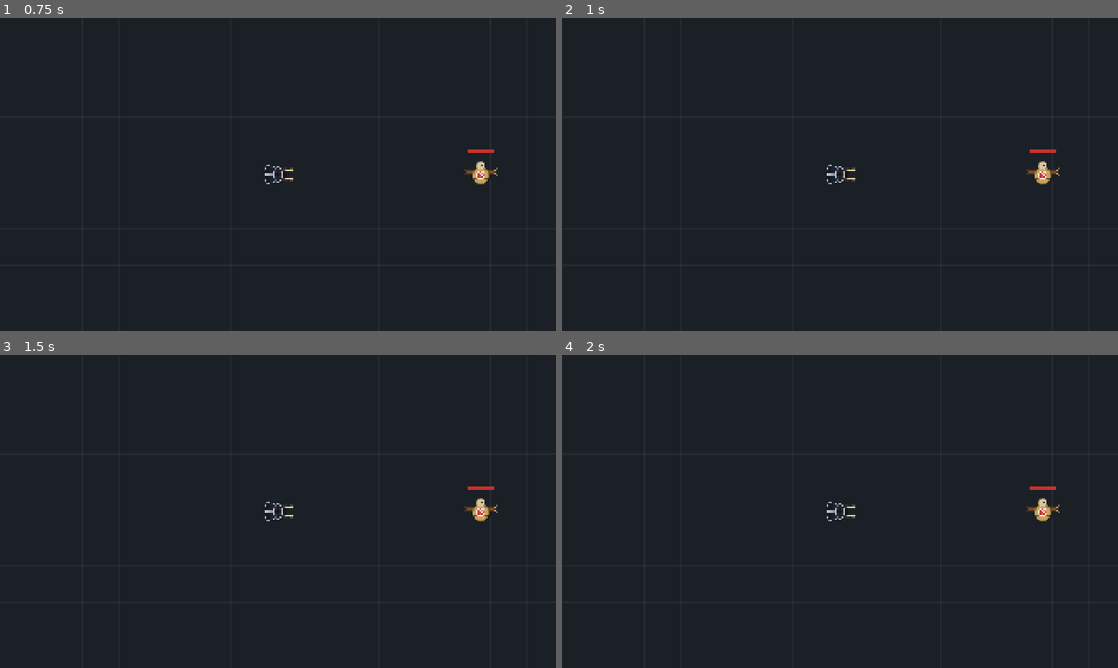
Above: before the commit, frames 1-4 (two rows, left to right).
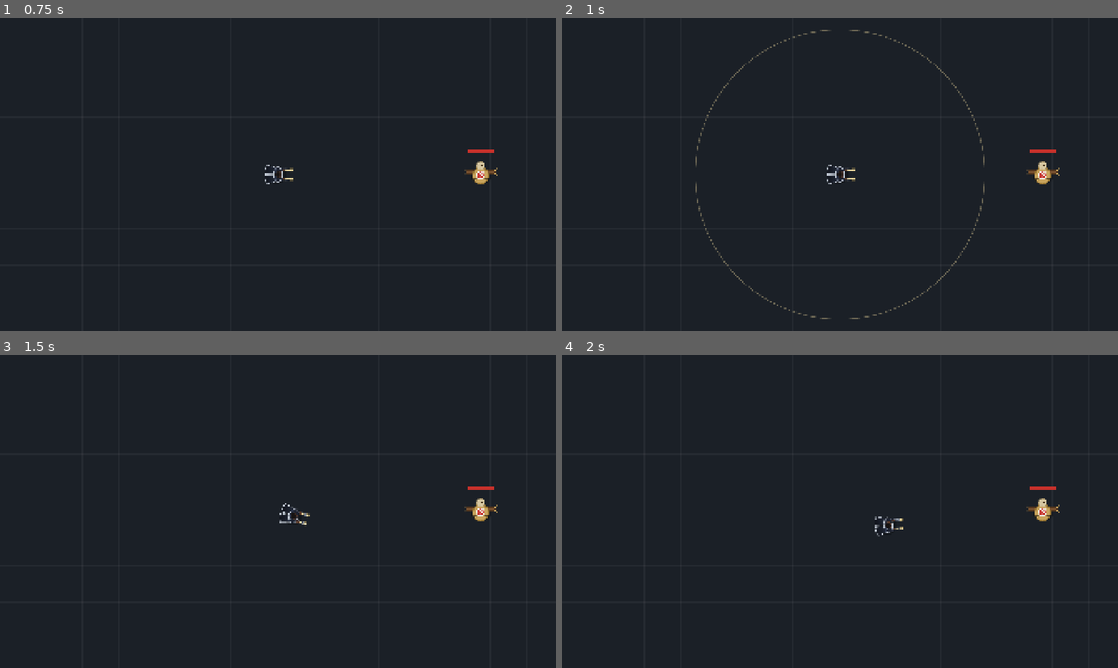
Above: after the commit, the same moments.

Repository: Anhdung1478/lucian-the-lantern
Game: Godot game, scene res://src/stage/stage.tscn
The game is run twice, just before and just after one commit, with the same random seed, the same clock (stepped at 60 frames per second) and the same inputs.
Inputs (mouse positions are in pixels of both pictures, inside the frame that each line leads up to):
- Up to frame 1 (0.75 s): tap Enter at 0.5 s; move the mouse to (250, 237) at 0.52 s; press the mouse at (250, 237) at 0.53 s
- Up to frame 2 (1 s): tap A (attack_move) at 0.8 s
- Up to frame 3 (1.5 s): release the mouse at (250, 574) at 1.25 s; tap Space at 1.25 s; drag from (444, 558) to (250, 574) at 1.27 s
- Up to frame 4 (2 s): no input

Frame 1 is identical in both runs. In frame 2, 0.5% of the frame differs, in the area x 24-76%, y 3-97%; in frame 3, 0.2%; in frame 4, 0.2%.

Commit message:
Add basic attacks: click-to-attack, windup, homing shots, crits, attack-move; Enemy base class
Co-Authored-By: Claude <noreply@anthropic.com>

Diff:
--- /dev/null
+++ b/src/combat/attack_projectile.gd
@@ -0,0 +1,34 @@
+class_name AttackProjectile
+extends Node2D
+## Homing basic-attack shot. Always hits unless the target disappears first.
+
+const SPEED := 2800.0
+
+var _target: Enemy
+var _info: DamageInfo
+
+
+func launch(from: Vector2, target: Enemy, info: DamageInfo) -> void:
+	position = from
+	rotation = (target.global_position - from).angle()
+	_target = target
+	_info = info
+
+
+func _physics_process(delta: float) -> void:
+	if not is_instance_valid(_target):
+		queue_free()
+		return
+	var offset := _target.global_position - global_position
+	var step := SPEED * delta
+	if offset.length() <= step:
+		_target.take_damage(_info)
+		queue_free()
+		return
+	rotation = offset.angle()
+	global_position += offset.normalized() * step
+
+
+func _draw() -> void:
+	draw_line(Vector2(-30, 0), Vector2.ZERO, Color(1.0, 0.85, 0.45, 0.5), 8.0)
+	draw_line(Vector2(-20, 0), Vector2(2, 0), Color("fffbe8"), 3.0)
--- /dev/null
+++ b/src/enemies/enemy.gd
@@ -0,0 +1,57 @@
+class_name Enemy
+extends CharacterBody2D
+## Anything Lucian can attack: resists, damage intake and skill marks.
+
+signal damage_taken(info: DamageInfo, final_amount: float)
+
+const MARK_RING_COLOR := Color(1.0, 0.55, 0.15, 0.85)
+
+@export var max_hp := 100.0
+@export var armor := 0.0
+@export var mr := 0.0
+## Used for clicking on the enemy and for attack range.
+@export var radius := 40.0
+
+var hp := 0.0
+## Mark id -> seconds left.
+var _marks := {}
+
+
+func _ready() -> void:
+	hp = max_hp
+	add_to_group(&"enemies")
+
+
+func take_damage(info: DamageInfo) -> float:
+	var final_amount := DamageCalc.mitigate(info.amount, info.type, armor, mr)
+	_lose_hp(final_amount)
+	damage_taken.emit(info, final_amount)
+	if is_instance_valid(info.attacker) and info.attacker.has_method(&"on_damage_dealt"):
+		info.attacker.on_damage_dealt(self, info, final_amount)
+	return final_amount
+
+
+func add_mark(id: StringName, duration: float) -> void:
+	_marks[id] = duration
+	queue_redraw()
+
+
+func has_mark(id: StringName) -> bool:
+	return _marks.has(id)
+
+
+func _lose_hp(amount: float) -> void:
+	hp = maxf(hp - amount, 0.0)
+
+
+func _physics_process(delta: float) -> void:
+	for id in _marks.keys():
+		_marks[id] -= delta
+		if _marks[id] <= 0.0:
+			_marks.erase(id)
+			queue_redraw()
+
+
+func _draw() -> void:
+	if not _marks.is_empty():
+		draw_arc(Vector2.ZERO, radius + 14.0, 0.0, TAU, 48, MARK_RING_COLOR, 4.0, true)
--- a/src/enemies/training_dummy.gd
+++ b/src/enemies/training_dummy.gd
@@ -1,23 +1,11 @@
 class_name TrainingDummy
-extends StaticBody2D
-## LoL-style practice dummy. Takes damage but never dies: HP floors at 1 and
-## refills after `reset_delay` seconds without a hit.
+extends Enemy
+## LoL-style practice dummy. Never dies: HP floors at 1 and refills after
+## `reset_delay` seconds without a hit.
 
-signal damage_taken(info: DamageInfo, final_amount: float)
+@export var reset_delay := 4.0
 
-const MARK_RING_COLOR := Color(1.0, 0.55, 0.15, 0.85)
-
-@export var max_hp := 2000.0
-@export var armor := 30.0
-@export var mr := 30.0
-@export var reset_delay := 4.0
-## Used for clicking on the dummy and for attack range.
-@export var radius := 40.0
-
-var hp := 0.0
 var _since_hit := 0.0
-## Mark id -> seconds left.
-var _marks := {}
 var _hit_tween: Tween
 
 @onready var visuals: Node2D = $Visuals
@@ -25,20 +13,8 @@
 
 
 func _ready() -> void:
-	hp = max_hp
+	super()
 	health_bar.set_health(hp, max_hp)
-
-
-func take_damage(info: DamageInfo) -> float:
-	var final_amount := DamageCalc.mitigate(info.amount, info.type, armor, mr)
-	hp = maxf(hp - final_amount, 1.0)
-	_since_hit = 0.0
-	health_bar.set_health(hp, max_hp)
-	_play_hit()
-	damage_taken.emit(info, final_amount)
-	if is_instance_valid(info.attacker) and info.attacker.has_method(&"on_damage_dealt"):
-		info.attacker.on_damage_dealt(self, info, final_amount)
-	return final_amount
 
 
 ## Debug table hook. Also refills HP.
@@ -50,31 +26,20 @@
 	health_bar.set_health(hp, max_hp)
 
 
-func add_mark(id: StringName, duration: float) -> void:
-	_marks[id] = duration
-	queue_redraw()
-
-
-func has_mark(id: StringName) -> bool:
-	return _marks.has(id)
+func _lose_hp(amount: float) -> void:
+	hp = maxf(hp - amount, 1.0)
+	_since_hit = 0.0
+	health_bar.set_health(hp, max_hp)
+	_play_hit()
 
 
 func _physics_process(delta: float) -> void:
-	for id in _marks.keys():
-		_marks[id] -= delta
-		if _marks[id] <= 0.0:
-			_marks.erase(id)
-			queue_redraw()
+	super(delta)
 	if hp < max_hp:
 		_since_hit += delta
 		if _since_hit >= reset_delay:
 			hp = max_hp
 			health_bar.set_health(hp, max_hp)
-
-
-func _draw() -> void:
-	if not _marks.is_empty():
-		draw_arc(Vector2.ZERO, radius + 14.0, 0.0, TAU, 48, MARK_RING_COLOR, 4.0, true)
 
 
 func _play_hit() -> void:
--- a/src/enemies/training_dummy.tscn
+++ b/src/enemies/training_dummy.tscn
@@ -11,10 +11,14 @@
 [sub_resource type="CircleShape2D" id="CircleShape2D_hurtbox"]
 radius = 44.0
 
-[node name="TrainingDummy" type="StaticBody2D" groups=["enemies"]]
+[node name="TrainingDummy" type="CharacterBody2D"]
 collision_layer = 4
 collision_mask = 0
+motion_mode = 1
 script = ExtResource("1_dummy")
+max_hp = 2000.0
+armor = 30.0
+mr = 30.0
 
 [node name="CollisionShape2D" type="CollisionShape2D" parent="."]
 shape = SubResource("CircleShape2D_body")
--- a/src/lucian/lucian.gd
+++ b/src/lucian/lucian.gd
@@ -1,13 +1,17 @@
 class_name Lucian
 extends CharacterBody2D
 ## The player champion. Holds one standing order (move / attack / attack-move)
-## and carries it out every physics frame.
+## and carries it out every physics frame. Attack windups pause the order.
 
 signal health_changed(current: float, maximum: float)
 signal mana_changed(current: float, maximum: float)
 signal stats_changed(stats: StatBlock)
 
-enum Order { NONE, MOVE }
+enum Order { NONE, MOVE, ATTACK, ATTACK_MOVE }
+
+## Share of the attack period spent winding up before the shot leaves the gun.
+const WINDUP_RATIO := 0.15
+const RANGE_RING_COLOR := Color(1.0, 0.91, 0.66, 0.35)
 
 @export var base_stats: UnitStats
 
@@ -15,9 +19,17 @@
 var stats: StatBlock
 var hp := 0.0
 var mana := 0.0
+## Where spawned shots go. Set by the stage.
+var projectile_parent: Node
+## Debug: values >= 0 replace Lucian's crit chance.
+var cheat_crit_chance := -1.0
 
 var _order := Order.NONE
 var _move_point := Vector2.ZERO
+var _target: Enemy
+var _attack_cooldown := 0.0
+var _windup_left := 0.0
+var _show_range_ring := false
 
 @onready var visuals: LucianVisuals = $Visuals
 
@@ -26,24 +38,127 @@
 	stats = base_stats.at_level(progress.level)
 	hp = stats.max_hp
 	mana = stats.max_mana
+	if projectile_parent == null:
+		projectile_parent = get_parent()
 
 
 func command_move(point: Vector2) -> void:
+	_cancel_windup()
 	_order = Order.MOVE
 	_move_point = point
+
+
+func command_attack(target: Enemy) -> void:
+	if target != _target:
+		_cancel_windup()
+	_order = Order.ATTACK
+	_target = target
+
+
+func command_attack_move(point: Vector2) -> void:
+	_cancel_windup()
+	_order = Order.ATTACK_MOVE
+	_move_point = point
+	_target = null
+
+
+func set_range_ring_visible(value: bool) -> void:
+	_show_range_ring = value
+	queue_redraw()
 
 
 func current_move_speed() -> float:
 	return stats.move_speed
 
 
+func crit_chance() -> float:
+	return cheat_crit_chance if cheat_crit_chance >= 0.0 else stats.crit_chance
+
+
+func roll_attack(ad_ratio: float, source: StringName) -> DamageInfo:
+	var crit := DamageCalc.is_crit(crit_chance(), randf())
+	var amount := stats.ad * ad_ratio * (stats.crit_damage if crit else 1.0)
+	return DamageInfo.create(amount, DamageInfo.Type.PHYSICAL, source, self, crit)
+
+
+func fire_attack_projectile(gun: LucianVisuals.Gun, target: Enemy, info: DamageInfo) -> void:
+	var shot := AttackProjectile.new()
+	shot.launch(visuals.muzzle_position(gun), target, info)
+	projectile_parent.add_child(shot)
+
+
 func _physics_process(delta: float) -> void:
+	_attack_cooldown = maxf(_attack_cooldown - delta, 0.0)
+	velocity = Vector2.ZERO
+	if _windup_left > 0.0:
+		_process_windup(delta)
+		return
 	match _order:
 		Order.MOVE:
 			if _step_toward(_move_point, delta):
 				_order = Order.NONE
-		_:
-			velocity = Vector2.ZERO
+		Order.ATTACK:
+			if is_instance_valid(_target):
+				_pursue(_target, delta)
+			else:
+				_order = Order.NONE
+		Order.ATTACK_MOVE:
+			if not is_instance_valid(_target) or not _in_range(_target):
+				_target = _nearest_enemy_in_range()
+			if _target:
+				_pursue(_target, delta)
+			elif _step_toward(_move_point, delta):
+				_order = Order.NONE
+
+
+func _draw() -> void:
+	if _show_range_ring:
+		draw_arc(Vector2.ZERO, stats.attack_range, 0.0, TAU, 96, RANGE_RING_COLOR, 3.0, true)
+
+
+func _process_windup(delta: float) -> void:
+	if not is_instance_valid(_target):
+		_cancel_windup()
+		return
+	visuals.face(_target.global_position - global_position)
+	_windup_left -= delta
+	if _windup_left <= 0.0:
+		_windup_left = 0.0
+		fire_attack_projectile(LucianVisuals.Gun.RIGHT, _target, roll_attack(1.0, &"basic"))
+
+
+## Walks into range of `target`, then attacks whenever the attack is ready.
+func _pursue(target: Enemy, delta: float) -> void:
+	if not _in_range(target):
+		_step_toward(target.global_position, delta)
+		return
+	visuals.face(target.global_position - global_position)
+	if _attack_cooldown <= 0.0:
+		var period := stats.attack_period()
+		_attack_cooldown = period
+		_windup_left = period * WINDUP_RATIO
+
+
+## A cancelled windup refunds the attack, like LoL.
+func _cancel_windup() -> void:
+	if _windup_left > 0.0:
+		_windup_left = 0.0
+		_attack_cooldown = 0.0
+
+
+func _in_range(target: Enemy) -> bool:
+	return global_position.distance_to(target.global_position) <= stats.attack_range + target.radius
+
+
+func _nearest_enemy_in_range() -> Enemy:
+	var best: Enemy = null
+	var best_distance := INF
+	for enemy: Enemy in get_tree().get_nodes_in_group(&"enemies"):
+		var distance := global_position.distance_to(enemy.global_position)
+		if distance < best_distance and _in_range(enemy):
+			best = enemy
+			best_distance = distance
+	return best
 
 
 ## Moves toward `point` this frame. Returns true once Lucian has arrived.
--- a/src/lucian/lucian_controller.gd
+++ b/src/lucian/lucian_controller.gd
@@ -5,18 +5,37 @@
 
 ## Holding move re-issues the order once the cursor has moved this far.
 const REISSUE_DISTANCE := 8.0
+## Extra slack around an enemy's radius when clicking on it.
+const CLICK_SLACK := 10.0
 
 var _move_held := false
 var _last_move_point := Vector2.ZERO
+var _attack_move_armed := false
 
 @onready var lucian: Lucian = get_parent()
 
 
 func _unhandled_input(event: InputEvent) -> void:
+	if event is InputEventMouseButton and event.pressed:
+		# A focused debug SpinBox would otherwise keep eating Q/W/E/R.
+		get_viewport().gui_release_focus()
 	if event.is_action_pressed(&"move"):
+		_set_attack_move_armed(false)
 		_move_held = true
 		_issue_move()
-		get_viewport().set_input_as_handled()
+	elif event.is_action_pressed(&"attack_move"):
+		_set_attack_move_armed(true)
+	elif event.is_action_pressed(&"attack"):
+		if _attack_move_armed:
+			lucian.command_attack_move(_cursor())
+			_set_attack_move_armed(false)
+		else:
+			var enemy := _enemy_under_cursor()
+			if enemy:
+				lucian.command_attack(enemy)
+	else:
+		return
+	get_viewport().set_input_as_handled()
 
 
 func _physics_process(_delta: float) -> void:
@@ -34,5 +53,23 @@
 	lucian.command_move(_last_move_point)
 
 
+func _set_attack_move_armed(armed: bool) -> void:
+	_attack_move_armed = armed
+	lucian.set_range_ring_visible(armed)
+	Input.set_default_cursor_shape(Input.CURSOR_CROSS if armed else Input.CURSOR_ARROW)
+
+
+func _enemy_under_cursor() -> Enemy:
+	var cursor := _cursor()
+	var best: Enemy = null
+	var best_distance := INF
+	for enemy: Enemy in get_tree().get_nodes_in_group(&"enemies"):
+		var distance := cursor.distance_to(enemy.global_position)
+		if distance <= enemy.radius + CLICK_SLACK and distance < best_distance:
+			best = enemy
+			best_distance = distance
+	return best
+
+
 func _cursor() -> Vector2:
 	return lucian.get_global_mouse_position()
--- a/src/stage/stage.gd
+++ b/src/stage/stage.gd
@@ -11,4 +11,5 @@
 func _ready() -> void:
 	Input.mouse_mode = Input.MOUSE_MODE_CONFINED
 	camera.setup(lucian, arena.get_bounds().grow(TestArena.WALL_THICKNESS))
+	lucian.projectile_parent = $Projectiles
 	dummy.damage_taken.connect(damage_numbers.spawn.bind(dummy))
--- a/tests/tools/screenshot.gd
+++ b/tests/tools/screenshot.gd
@@ -28,6 +28,8 @@
 			await scenario_move()
 		"dummy":
 			await scenario_dummy()
+		"attack":
+			await scenario_attack()
 		_:
 			push_error("Unknown scenario: " + scenario)
 	quit()
@@ -78,3 +80,34 @@
 	print("hp after hits: ", dummy.hp)
 	await wait(4.5)
 	print("hp after 4.5 s idle: ", dummy.hp)
+
+
+func scenario_attack() -> void:
+	var dummy: TrainingDummy = stage.get_node("World/TrainingDummy")
+	var hits: Array[DamageInfo] = []
+	dummy.damage_taken.connect(func(info: DamageInfo, _final: float) -> void: hits.append(info))
+	lucian.cheat_crit_chance = 0.5
+	lucian.command_attack(dummy)
+	for i in 6:
+		await wait(0.12)
+		await shot("attack_%d" % i)
+	await wait(3.5)
+	print("hits after ~4.2 s of attacking: ", hits.size(), " crits: ", hits.filter(func(h: DamageInfo) -> bool: return h.is_crit).size())
+	print("distance to dummy while attacking: ", lucian.global_position.distance_to(dummy.global_position))
+
+	# A move during the windup cancels the shot.
+	lucian.command_move(Vector2(1000, 1350))
+	await wait(3.0)
+	hits.clear()
+	lucian.command_attack(dummy)
+	await wait(0.05)
+	lucian.command_move(lucian.global_position + Vector2(0, -50))
+	await wait(1.0)
+	print("hits after attack then instant move away (expect 0): ", hits.size())
+
+	# Attack-move toward a point past the dummy stops in range and attacks.
+	lucian.command_attack_move(Vector2(3400, 1350))
+	lucian.set_range_ring_visible(true)
+	await wait(3.0)
+	print("attack-move: x=", snappedf(lucian.global_position.x, 1), " hits=", hits.size())
+	await shot("attack_move")
Not shown, added: src/combat/attack_projectile.gd.uid
Not shown, added: src/enemies/enemy.gd.uid
